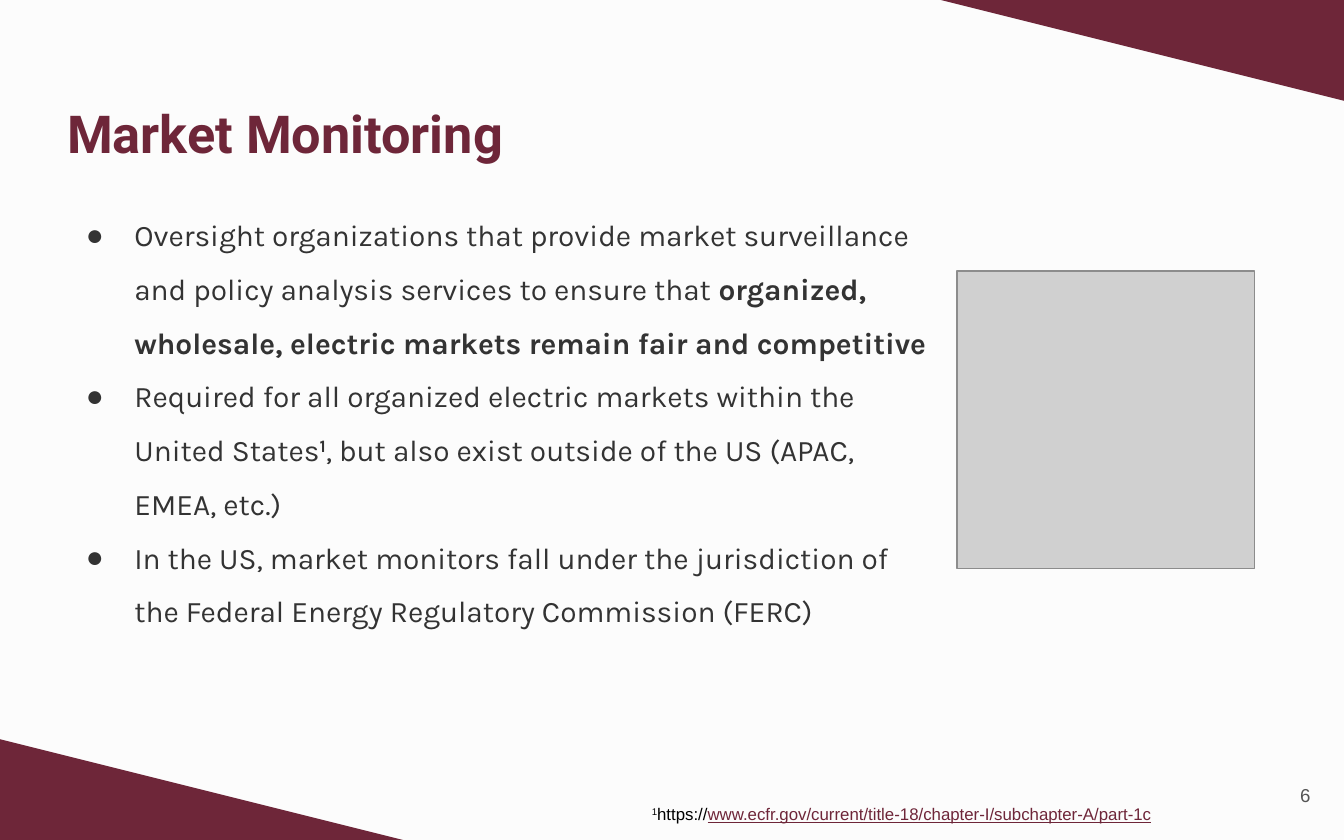
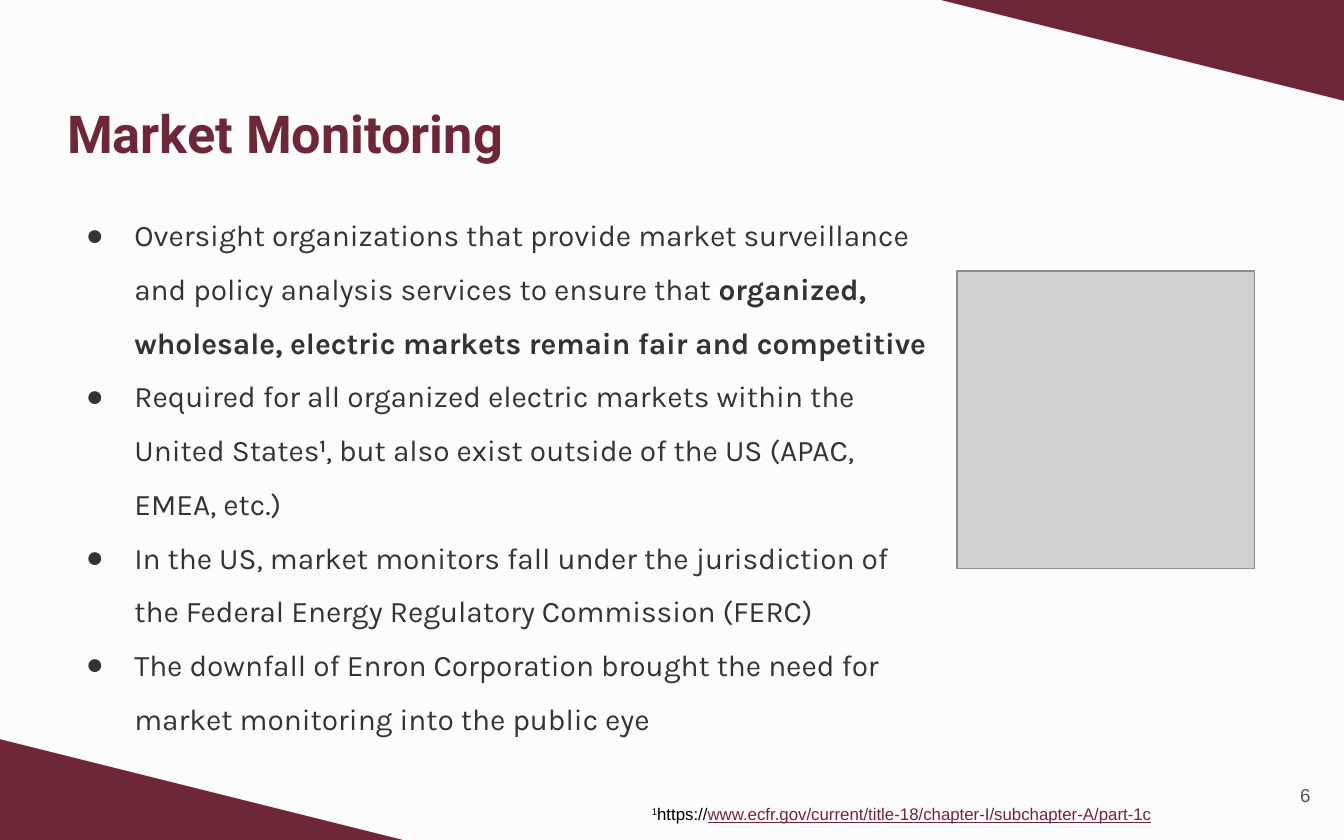
Before and after one commit to echarlesgrasby/seasug-2026-paper, a slide deck: slide 6 of conference_resources/DSL_Market_Monitoring_SEASUG_42-2026_EGrasby_SlideDeck.pptx. Drawn at 1344x840 pixels with LibreOffice and Linux fonts; fonts in the diff are those of the drawing; grey boxes stand for pictures; background and template pictures are left out. Boxes give left, top, right and bottom in pixels: in the first picture for what was removed or moved away, otherwise in the second. Text is boxed around its words. In the diff, an @@ line names an element or a change of style, - is before the commit and + after.

```diff
--- a/conference_resources/DSL_Market_Monitoring_SEASUG_42-2026_EGrasby_SlideDeck.pptx
+++ b/conference_resources/DSL_Market_Monitoring_SEASUG_42-2026_EGrasby_SlideDeck.pptx
@@ text at bbox=[134, 655, 879, 737]: paragraph added @@
+● The downfall of Enron Corporation brought the need for market monitoring into the public eye
```
Also in this commit, not shown: 6 other slides changed, 1 other file.
